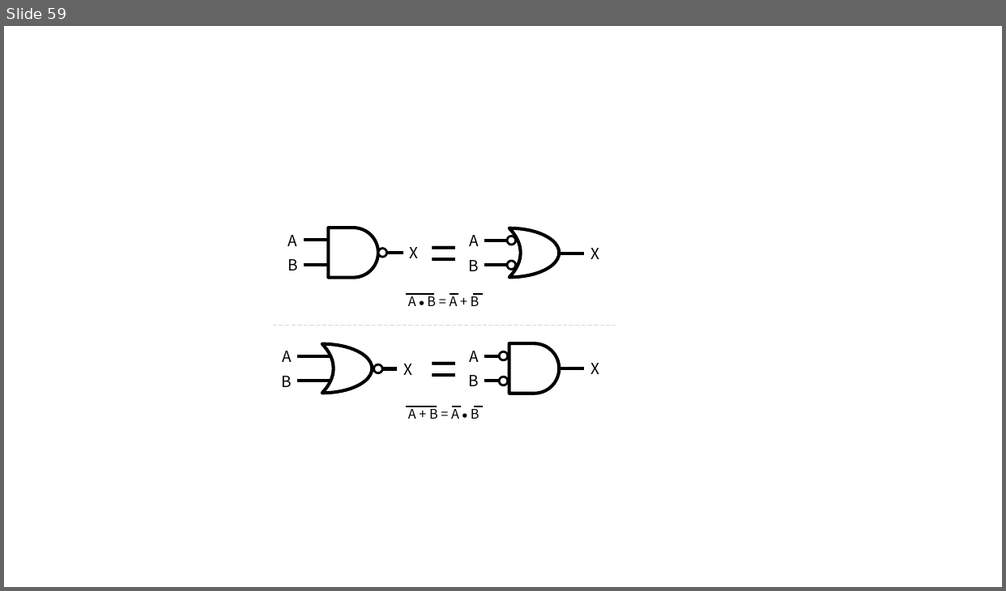
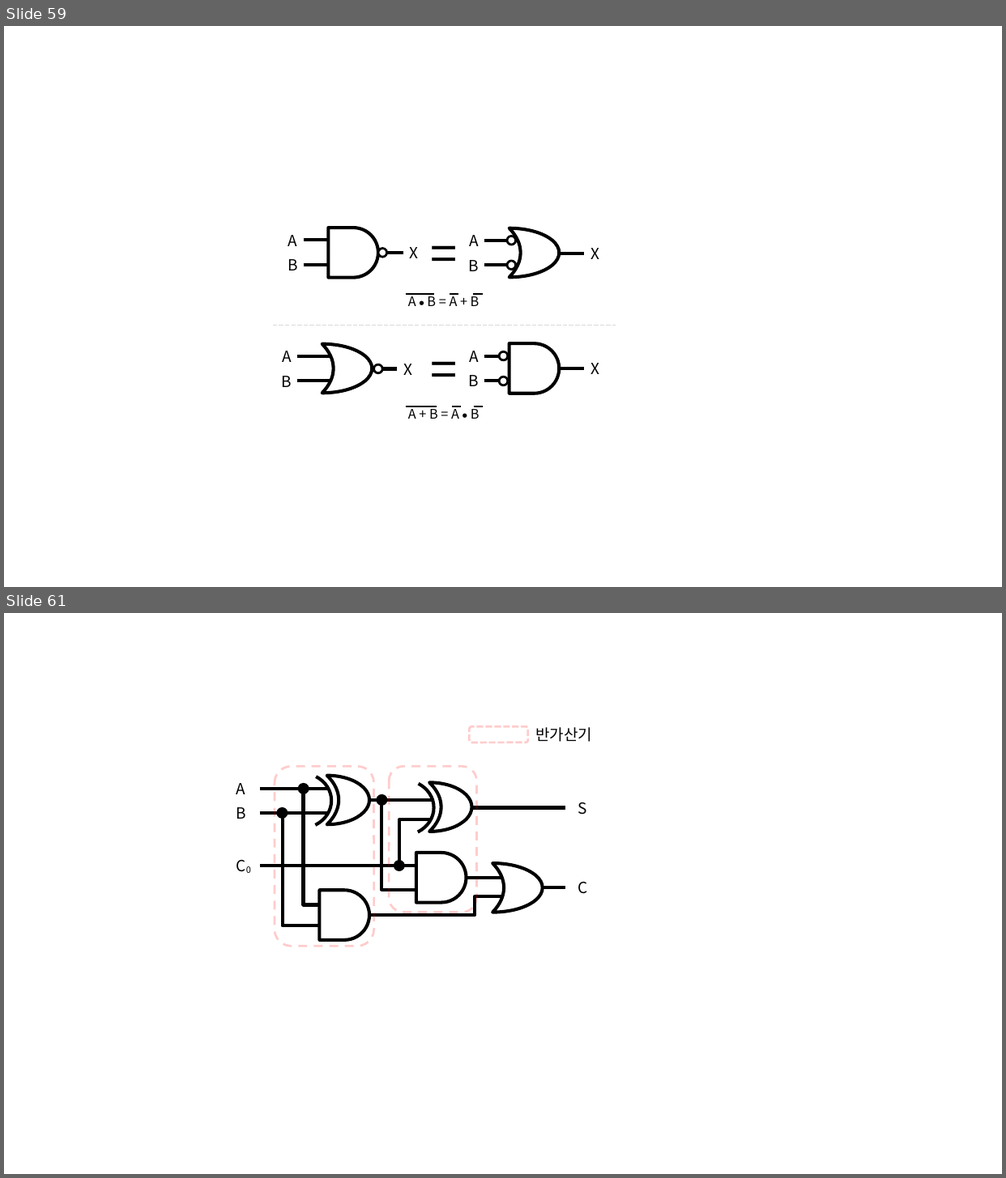
Before and after one commit to momo1108/blog, a slide deck: assets/etc/이미지제작용.pptx. Shown one above the other, each under a label of ours: slide 59 before the commit, slides 59 and 61 after it; the slides between them are not shown. The pictures are 1006x591 and 1006x1178 pixels, drawn with LibreOffice and Linux fonts; fonts in the diff are those of the drawing. Boxes give left, top, right and bottom in pixels: in the first picture for what was removed or moved away, otherwise in the second. Text is boxed around its words. In the diff, an @@ line names an element or a change of style, - is before the commit and + after.

```diff
--- a/assets/etc/이미지제작용.pptx
+++ b/assets/etc/이미지제작용.pptx
@@ slide 61 added at [4, 613, 1002, 1174], background #FFFFFF @@
@@ rounded rectangle added at [469, 726, 527, 742], outline #FF0000 2 pt dashed @@
@@ text added at [535, 727, 592, 742], 14 pt, text #000000 @@
+반가산기
@@ arc (boxed as its full ellipse) added at [270, 773, 331, 828], outline #000000 3 pt @@
@@ rounded rectangle added at [275, 767, 375, 947], outline #FF0000 2 pt dashed @@
@@ moon added at [327, 775, 370, 824], outline #000000 3 pt @@
@@ arc (boxed as its full ellipse) added at [373, 780, 434, 836], outline #000000 3 pt @@
@@ rounded rectangle added at [389, 767, 477, 913], outline #FF0000 2 pt dashed @@
@@ moon added at [429, 782, 472, 832], outline #000000 3 pt @@
@@ text added at [236, 783, 246, 794], 14 pt, text #000000 @@
+A
@@ line added from (260, 789) to (327, 789), #000000 3 pt @@
@@ elbow line added from (287, 789) to (317, 905), #000000 3 pt @@
@@ ellipse added at [299, 784, 308, 794], fill #000000, outline #000000 2 pt @@
@@ line added from (369, 800) to (434, 800), #000000 3 pt @@
@@ elbow line added from (370, 800) to (416, 889), #000000 3 pt @@
@@ ellipse added at [377, 795, 386, 805], fill #000000, outline #000000 2 pt @@
@@ text added at [578, 803, 587, 815], 14 pt, text #000000 @@
+S
@@ text added at [236, 807, 245, 819], 14 pt, text #000000 @@
+B
@@ line added from (260, 813) to (327, 813), #000000 3 pt @@
@@ ellipse added at [277, 809, 287, 818], fill #000000, outline #000000 2 pt @@
@@ elbow line added from (279, 813) to (318, 926), #000000 3 pt @@
@@ elbow line added from (384, 866) to (430, 820), #000000 3 pt @@
@@ line added from (472, 808) to (565, 808), #000000 3 pt @@
@@ text added at [227, 852, 261, 879], 14 pt, text #000000 @@
+C0
@@ flow chart delay added at [416, 853, 467, 903], outline #000000 3 pt @@
@@ line added from (260, 866) to (415, 866), #000000 3 pt @@
@@ ellipse added at [394, 861, 404, 871], fill #000000, outline #000000 2 pt @@
@@ line added from (467, 878) to (501, 878), #000000 3 pt @@
@@ moon added at [492, 863, 543, 913], outline #000000 3 pt @@
@@ flow chart delay added at [319, 890, 369, 940], outline #000000 3 pt @@
@@ elbow line added from (370, 916) to (501, 897), #000000 3 pt @@
@@ line added from (543, 888) to (565, 888), #000000 3 pt @@
@@ text added at [577, 882, 587, 894], 14 pt, text #000000 @@
+C
```
Also in this commit, not shown: 2 other slides added, 6 other files.
